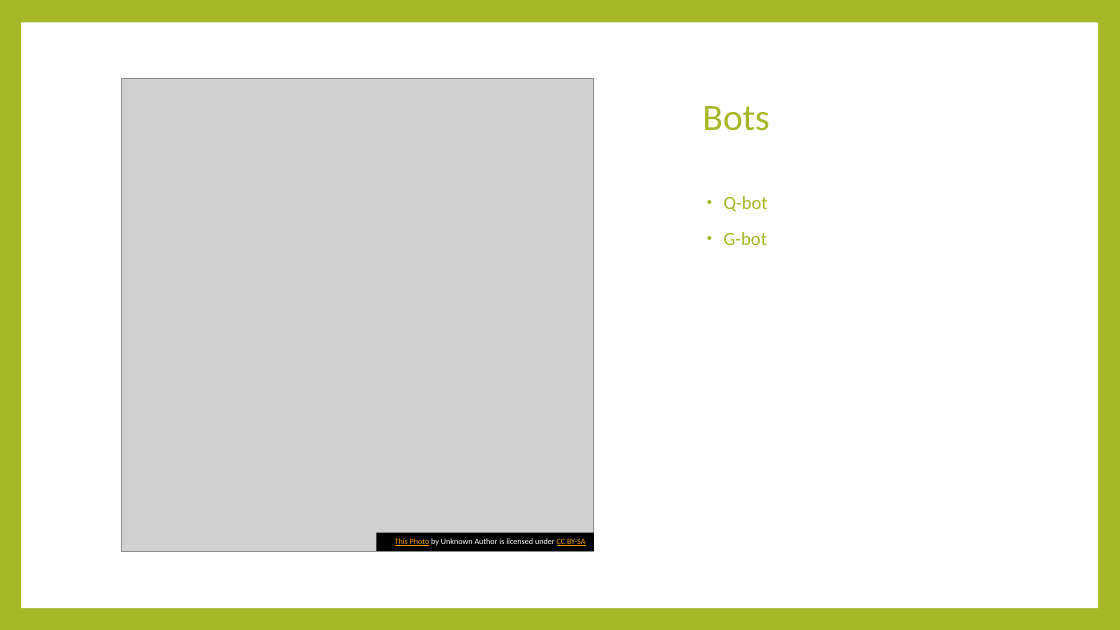
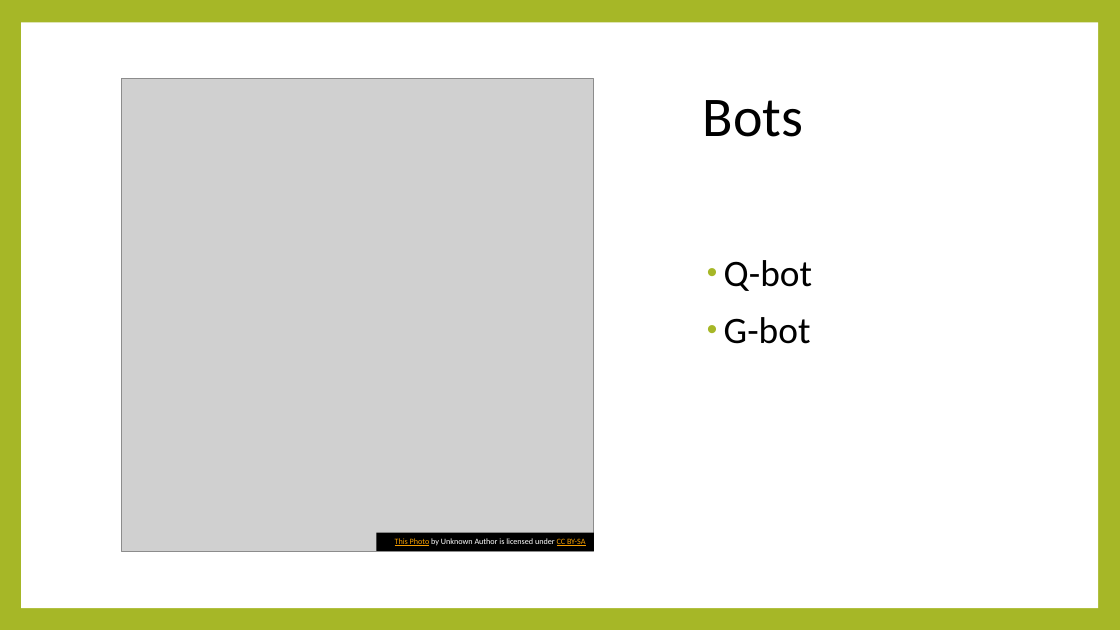
Before and after one commit to Hookz/pentominoes, a slide deck: slide 4 of Pentetris bots.pptx. Drawn at 1120x630 pixels with LibreOffice and Linux fonts; fonts in the diff are those of the drawing; grey boxes stand for pictures. Boxes give left, top, right and bottom in pixels: in the first picture for what was removed or moved away, otherwise in the second. Text is boxed around its words. In the diff, an @@ line names an element or a change of style, - is before the commit and + after.

Commit message:
Fixed font color

```diff
--- a/Pentetris bots.pptx
+++ b/Pentetris bots.pptx
@@ title "Bots" at <box>703,100,804,137</box>: size 32 to 48 pt, text colour #A6B727 to #000000 @@
@@ text "Q-bot" at <box>724,260,812,344</box>: size 16 to 32 pt, text colour #A6B727 to #000000 @@
```
Also in this commit, not shown: 10 other slides changed.
